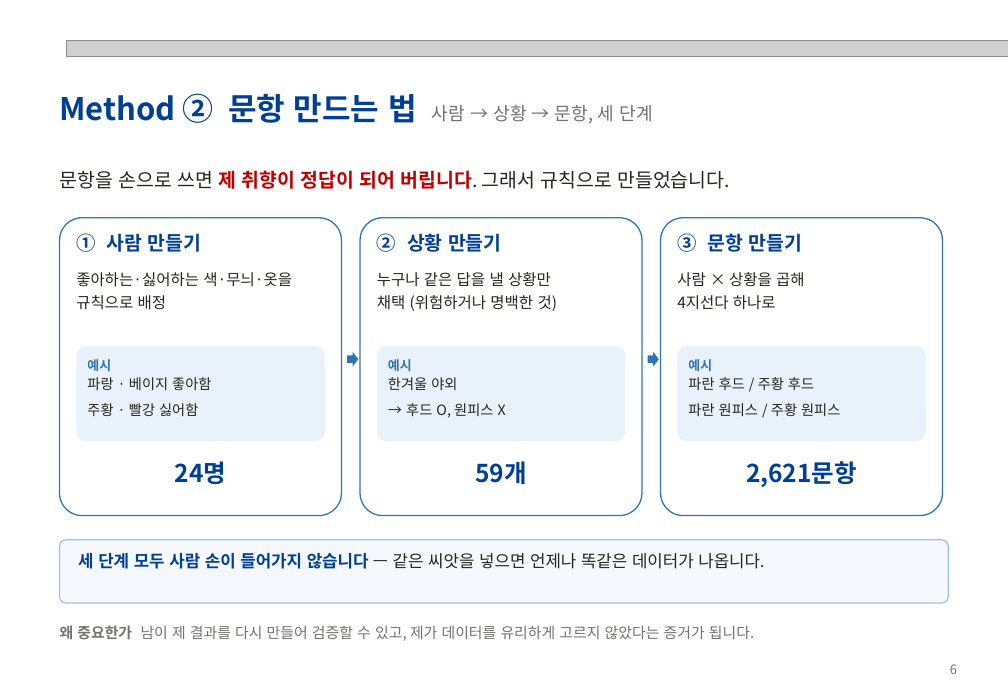
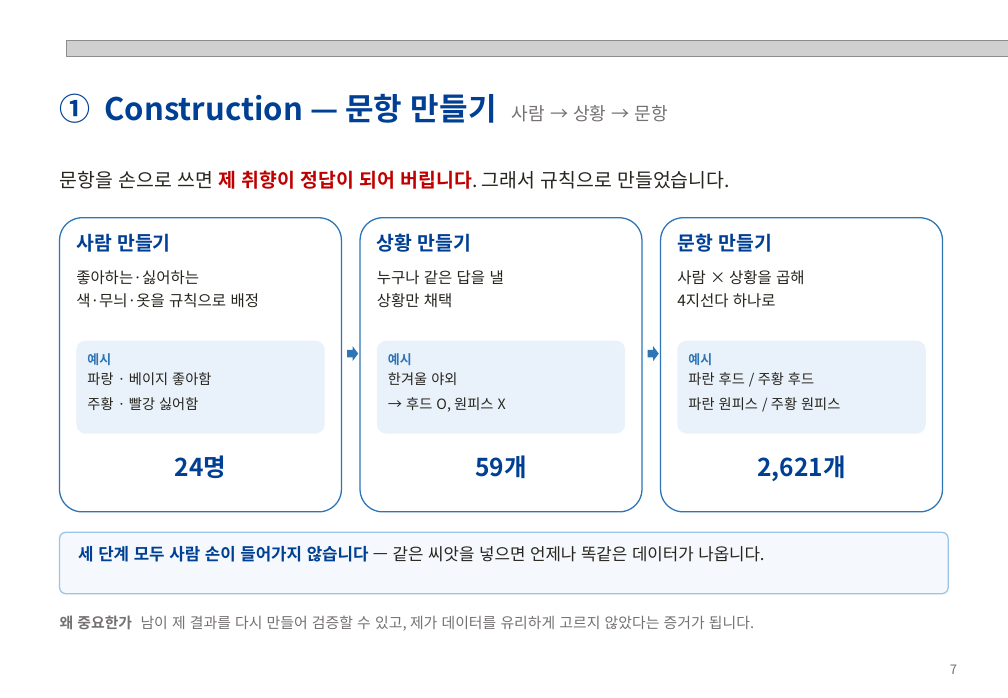
Before and after one commit to hjhj6411/tpo, a slide deck: slide 7 of presentation/POD-Bench_성과발표.pptx (slide 6 before the commit). Drawn at 1008x698 pixels with LibreOffice and Linux fonts; fonts in the diff are those of the drawing; grey boxes stand for pictures. Boxes give left, top, right and bottom in pixels: in the first picture for what was removed or moved away, otherwise in the second. Text is boxed around its words. In the diff, an @@ line names an element or a change of style, - is before the commit and + after.

```diff
--- a/presentation/POD-Bench_성과발표.pptx
+++ b/presentation/POD-Bench_성과발표.pptx
@@ text at <box>60,93,668,123</box>: text changed @@
-Method ② 문항 만드는 법 사람 → 상황 → 문항, 세 단계
+① Construction — 문항 만들기 사람 → 상황 → 문항
@@ rounded rectangle: place and size @@
-rounded rectangle at <box>60,218,342,516</box>
+rounded rectangle at <box>60,218,342,512</box>
@@ text at <box>76,233,170,252</box>: text changed @@
-① 사람 만들기
+사람 만들기
@@ rounded rectangle: place and size @@
-rounded rectangle at <box>360,218,642,516</box>
+rounded rectangle at <box>360,218,642,512</box>
@@ text at <box>377,233,471,252</box>: text changed @@
-② 상황 만들기
+상황 만들기
@@ rounded rectangle: place and size @@
-rounded rectangle at <box>661,218,943,516</box>
+rounded rectangle at <box>661,218,943,512</box>
@@ text at <box>677,233,771,252</box>: text changed @@
-③ 문항 만들기
+문항 만들기
@@ text "좋아하는·싫어하는 색·무늬·옷을 규칙으로 배정" rewrapped from <box>76,272,292,310</box> to <box>76,270,260,308</box> @@
@@ text at <box>377,270,504,307</box>: text changed @@
-누구나 같은 답을 낼 상황만
-채택 (위험하거나 명백한 것)
+누구나 같은 답을 낼
+상황만 채택
@@ 6 texts, 3 rounded rectangles, 2 right arrows: place and size @@
-6 texts, 3 rounded rectangles, 2 right arrows at <box>76,346,926,569</box>
+6 texts, 3 rounded rectangles, 2 right arrows at <box>76,341,926,562</box>
@@ text at <box>757,455,845,481</box>: text changed @@
-2,621문항
+2,621개
@@ rounded rectangle: place and size @@
-rounded rectangle at <box>60,540,948,603</box>
+rounded rectangle at <box>60,532,948,594</box>
@@ text "왜 중요한가 남이 제 결과를 ...": place and size @@
-text "왜 중요한가 남이 제 결과를 ..." at <box>60,625,754,641</box>
+text "왜 중요한가 남이 제 결과를 ..." at <box>60,615,754,631</box>
@@ text at <box>950,664,957,674</box>: text changed @@
-6
+7
```
Also in this commit, not shown: 7 other slides changed, 8 slides added, 3 slides removed, 5 other files.
